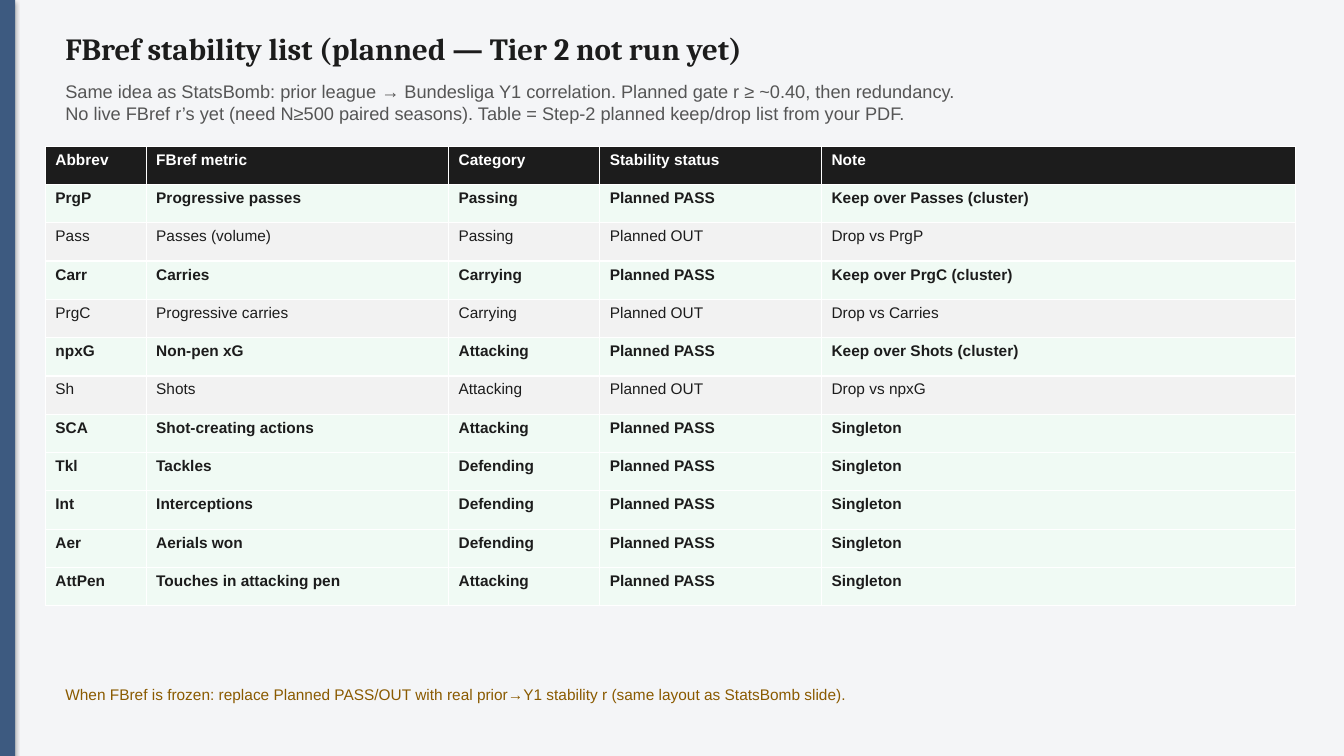
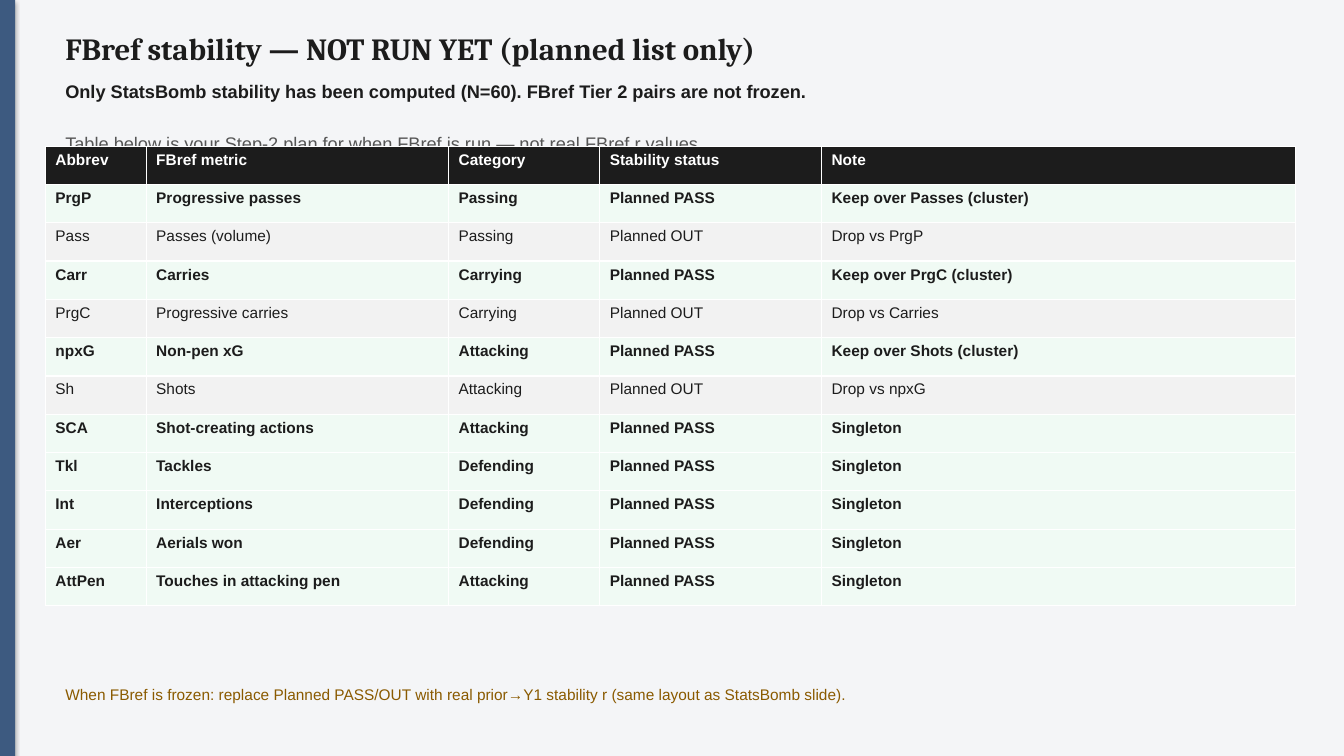
Before and after one commit to colbymorris08/bundesliga-transfer-traits, a slide deck: slide 5 of bundesliga_transfer_traits.pptx. Drawn at 1344x756 pixels with LibreOffice and Linux fonts; fonts in the diff are those of the drawing. Boxes give left, top, right and bottom in pixels: in the first picture for what was removed or moved away, otherwise in the second. Text is boxed around its words. In the diff, an @@ line names an element or a change of style, - is before the commit and + after.

Commit message:
Restore original mock pizza; clarify FBref stability was not run.

```diff
--- a/bundesliga_transfer_traits.pptx
+++ b/bundesliga_transfer_traits.pptx
@@ text at bbox=[65, 37, 755, 67]: text changed @@
-FBref stability list (planned — Tier 2 not run yet)
+FBref stability — NOT RUN YET (planned list only)
@@ text at bbox=[65, 84, 807, 154]: text changed; text colour #555555 to #1C1C1C; bold on @@
-Same idea as StatsBomb: prior league → Bundesliga Y1 correlation. Planned gate r ≥ ~0.40, then redundancy.
-No live FBref r’s yet (need N≥500 paired seasons). Table = Step-2 planned keep/drop list from your PDF.
+Only StatsBomb stability has been computed (N=60). FBref Tier 2 pairs are not frozen.
+Table below is your Step-2 plan for when FBref is run — not real FBref r values.
```
Also in this commit, not shown: 1 other slide changed, 1 other file.
